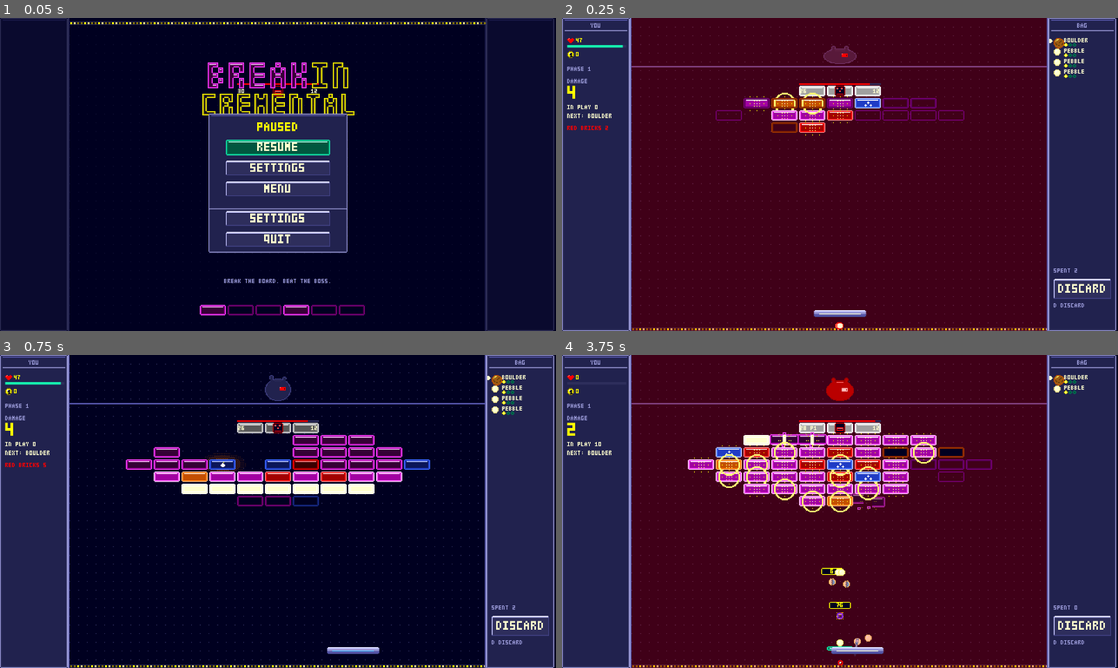
Above: before the commit, frames 1-4 (two rows, left to right).
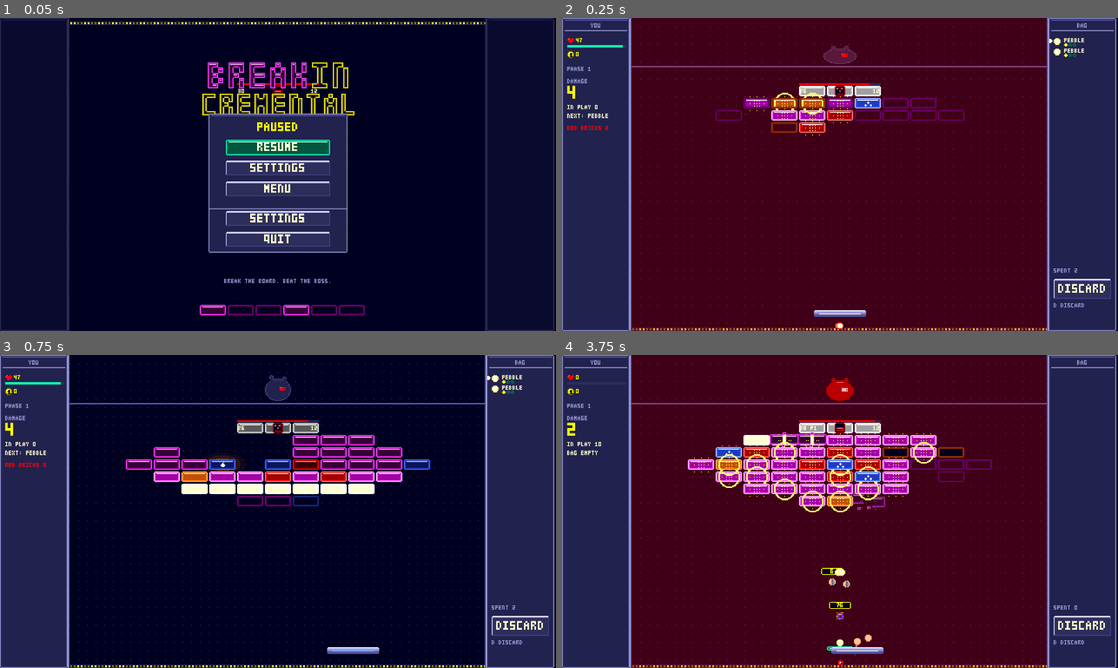
Above: after the commit, the same moments.

Repository: alpacaxander/breakin-cremental
Game: Godot game, scene res://tests/smoke.tscn
The game is run twice, just before and just after one commit, with the same random seed, the same clock (stepped at 60 frames per second) and the same inputs. This scene is started directly instead of the project's main scene.
Inputs (mouse positions are in pixels of both pictures, inside the frame that each line leads up to):
- Up to frame 1 (0.05 s): no input
- Up to frame 2 (0.25 s): no input
- Up to frame 3 (0.75 s): tap Enter at 0.5 s; move the mouse to (400, 495) at 0.52 s; hold D from 0.53 s (still down); click (400, 495) at 0.67 s
- Up to frame 4 (3.75 s): tap Space at 0.77 s; release D at 1.25 s; drag from (728, 527) to (812, 574) at 1.27 s; click "DISCARD" at 2 s; move the mouse to (895, 442) at 2.77 s; hold D 2.78-3.5 s; drag from (812, 574) to (673, 464) at 3.52 s

Frame 1 is identical in both runs. In frame 2, 0.2% of the frame differs, in the area x 4-95%, y 6-32%; in frame 3, 0.2%; in frame 4, 0.3%, in the area x 1-95%, y 6-93%.

Commit message:
Start the bag with three pebbles and a needle
Co-Authored-By: Claude Opus 5.5 <noreply@anthropic.com>

Diff:
--- a/src/tuning.gd
+++ b/src/tuning.gd
@@ -89,7 +89,7 @@
 	relic_weights = {common = 5, uncommon = 2, rare = 1}, buy_back = 7}
 const RELIC_RARITY := {common = {weight = 3, price = 40}, uncommon = {weight = 2, price = 60}, rare = {weight = 1, price = 80}}
 const RARITY := {common = 60, uncommon = 30, rare = 10}  # ball tier roll, then uniform within the tier
-const BAG_START := ["ball_basic", "ball_basic", "ball_basic", "ball_basic", "ball_heavy", "ball_pierce"]
+const BAG_START := ["ball_basic", "ball_basic", "ball_basic", "ball_pierce"]
 const MAX_RANK := 3
 
 # Map layers: slots is a kind per slot (a string, or kind -> weight to roll); force names the slot made a fight when no
Not shown, changed: docs/content.md
